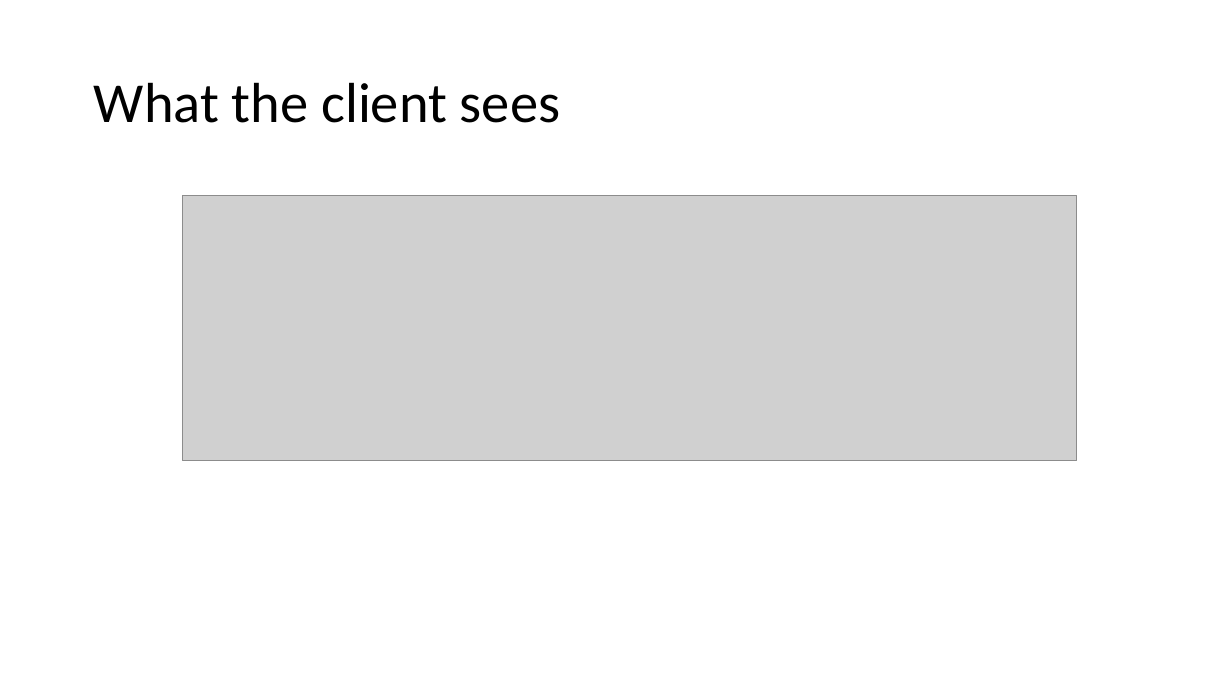
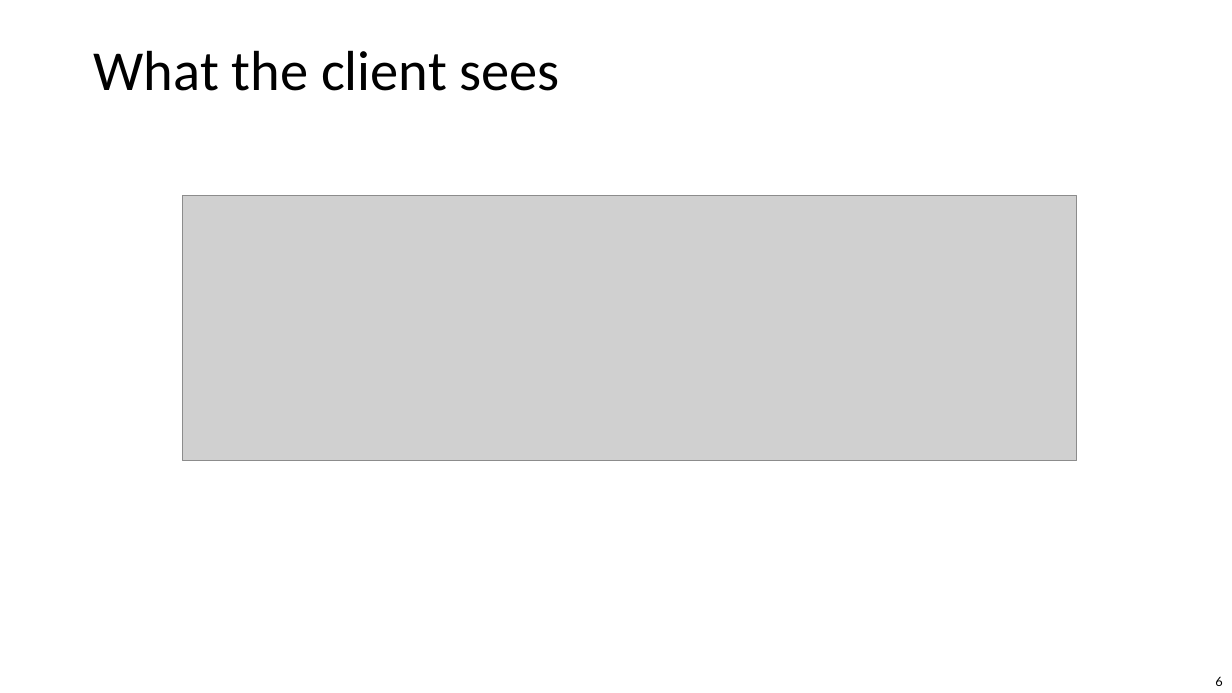
Before and after one commit to bogdan-cornianu/logger, a slide deck: slide 6 of Logger.pptx (slide 5 before the commit). Drawn at 1232x693 pixels with LibreOffice and Linux fonts; fonts in the diff are those of the drawing; grey boxes stand for pictures; background and template pictures are left out. Boxes give left, top, right and bottom in pixels: in the first picture for what was removed or moved away, otherwise in the second. Text is boxed around its words. In the diff, an @@ line names an element or a change of style, - is before the commit and + after.

```diff
--- a/Logger.pptx
+++ b/Logger.pptx
@@ text "What the client sees" at bbox=[94, 50, 560, 91]: vertical alignment middle to top @@
@@ page number added at bbox=[1215, 676, 1222, 686], 10 pt, text #000000 @@
+6
```
Also in this commit, not shown: 14 other slides changed, 2 slides added, 1 slide removed.
